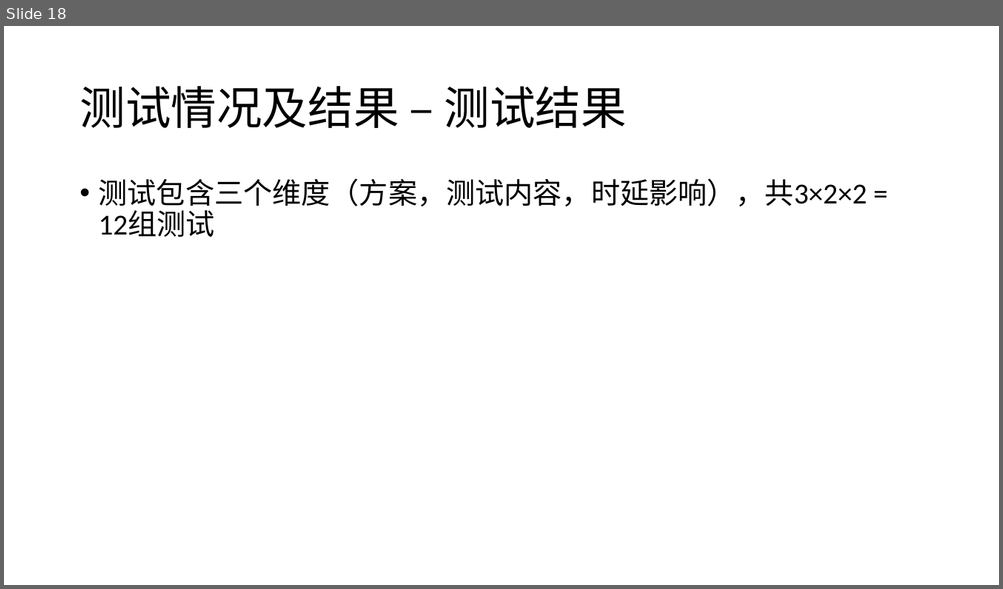
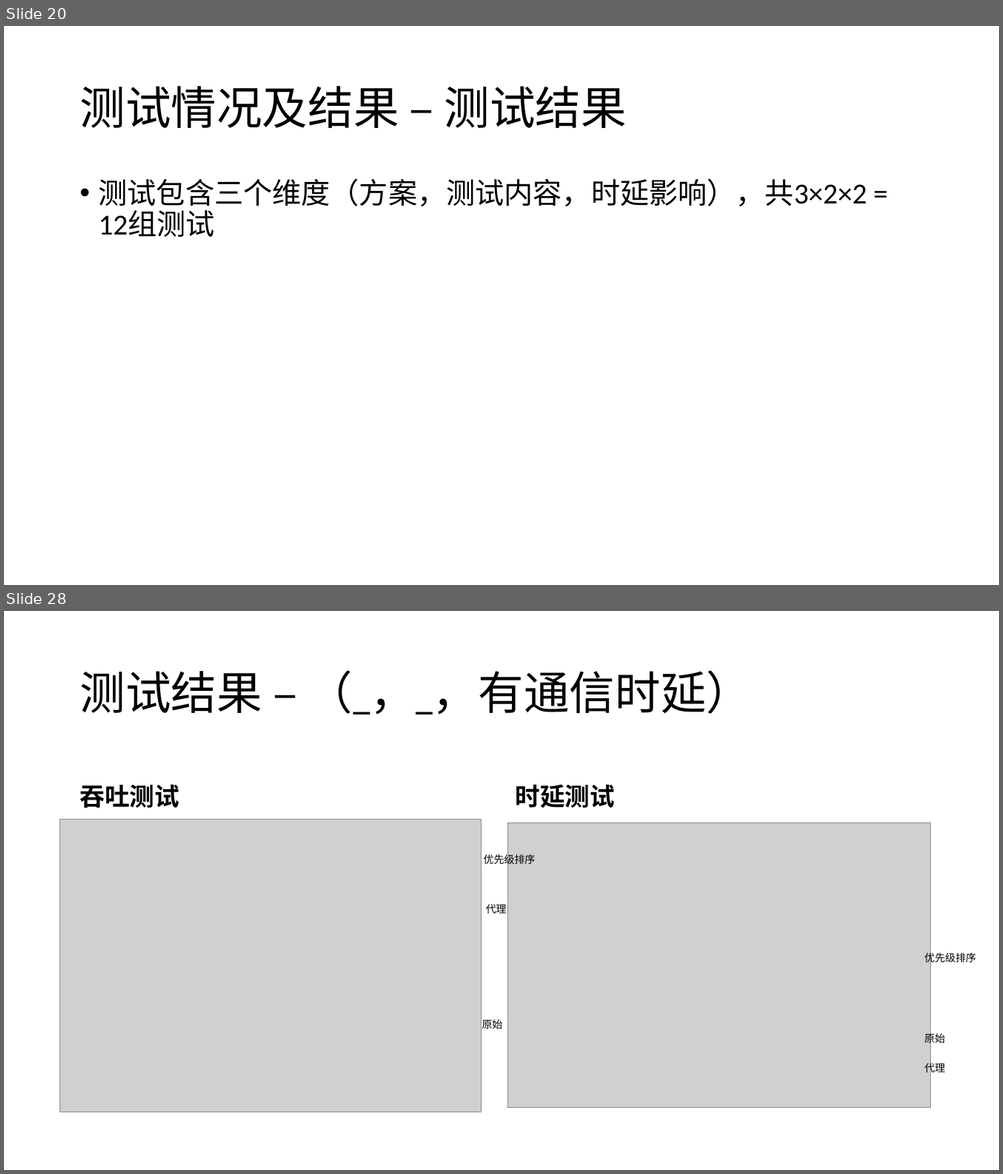
Before and after one commit to fhydralisk/report_hw, a slide deck: 1.15-odl 2pc simulate.pptx. Shown one above the other, each under a label of ours: slide 18 before the commit, slides 20 and 28 after it; the slides between them are not shown. The pictures are 1003x589 and 1003x1174 pixels, drawn with LibreOffice and Linux fonts; fonts in the diff are those of the drawing; grey boxes stand for pictures. Boxes give left, top, right and bottom in pixels: in the first picture for what was removed or moved away, otherwise in the second. Text is boxed around its words. In the diff, an @@ line names an element or a change of style, - is before the commit and + after.

```diff
--- a/1.15-odl 2pc simulate.pptx
+++ b/1.15-odl 2pc simulate.pptx
@@ slide 28 added at bbox=[4, 611, 999, 1170], background #FFFFFF @@
@@ title added at bbox=[80, 670, 751, 715], 44 pt, text #000000 @@
+测试结果 – （_，_，有通信时延）
@@ text added at bbox=[80, 784, 179, 808], 24 pt, text #000000, bold @@
+吞吐测试
@@ text added at bbox=[515, 784, 614, 808], 24 pt, text #000000, bold @@
+时延测试
@@ picture added at bbox=[60, 819, 481, 1113] @@
@@ picture added at bbox=[508, 823, 930, 1108] @@
@@ text added at bbox=[484, 853, 535, 866], 10 pt, text #000000 @@
+优先级排序
@@ text added at bbox=[486, 904, 506, 914], 10 pt, text #000000 @@
+代理
@@ text added at bbox=[924, 951, 976, 965], 10 pt, text #000000 @@
+优先级排序
@@ text added at bbox=[482, 1019, 503, 1029], 10 pt, text #000000 @@
+原始
@@ text added at bbox=[924, 1032, 945, 1045], 10 pt, text #000000 @@
+原始
@@ text added at bbox=[924, 1062, 945, 1075], 10 pt, text #000000 @@
+代理
@@ what was slide 18 is now slide 20 @@
```
Also in this commit, not shown: 10 slides changed, 3 other slides added.
